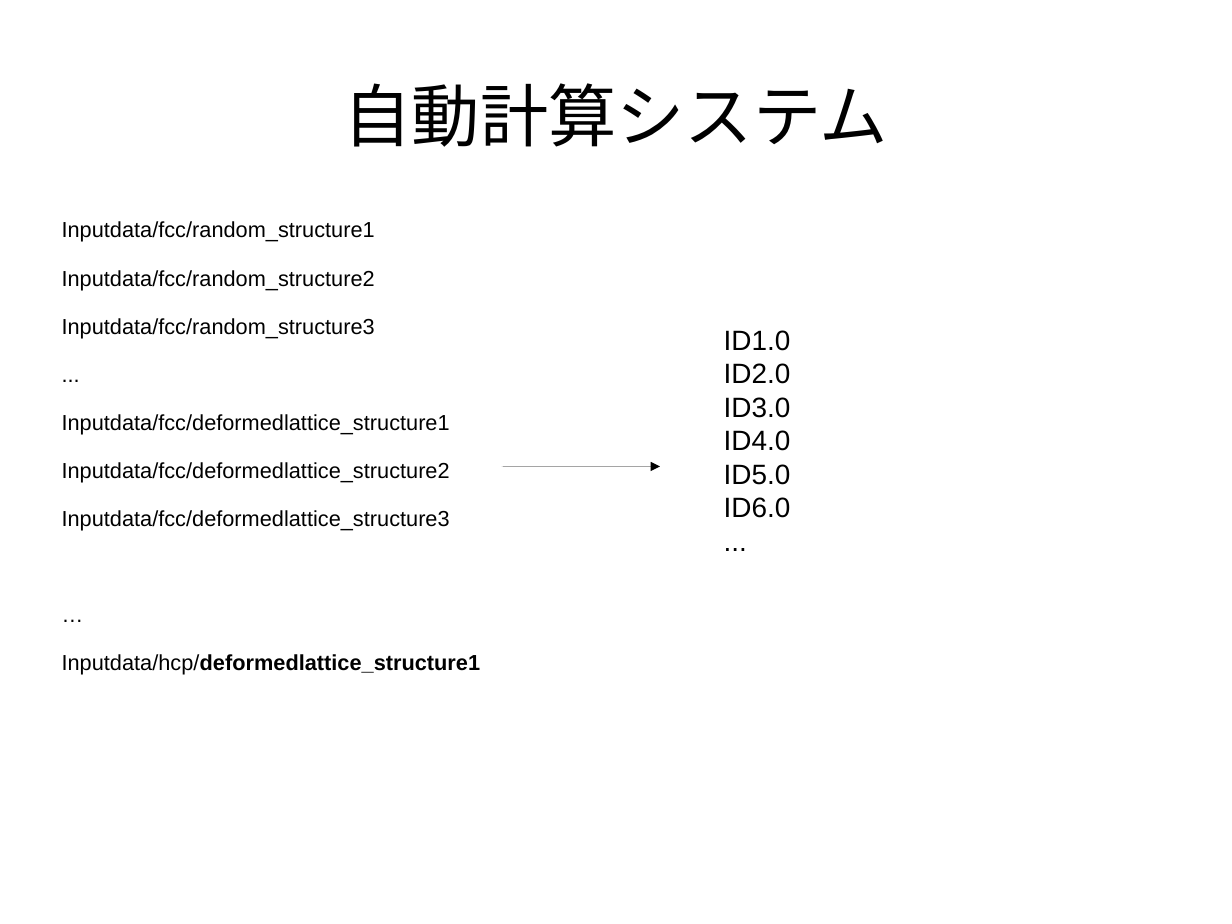
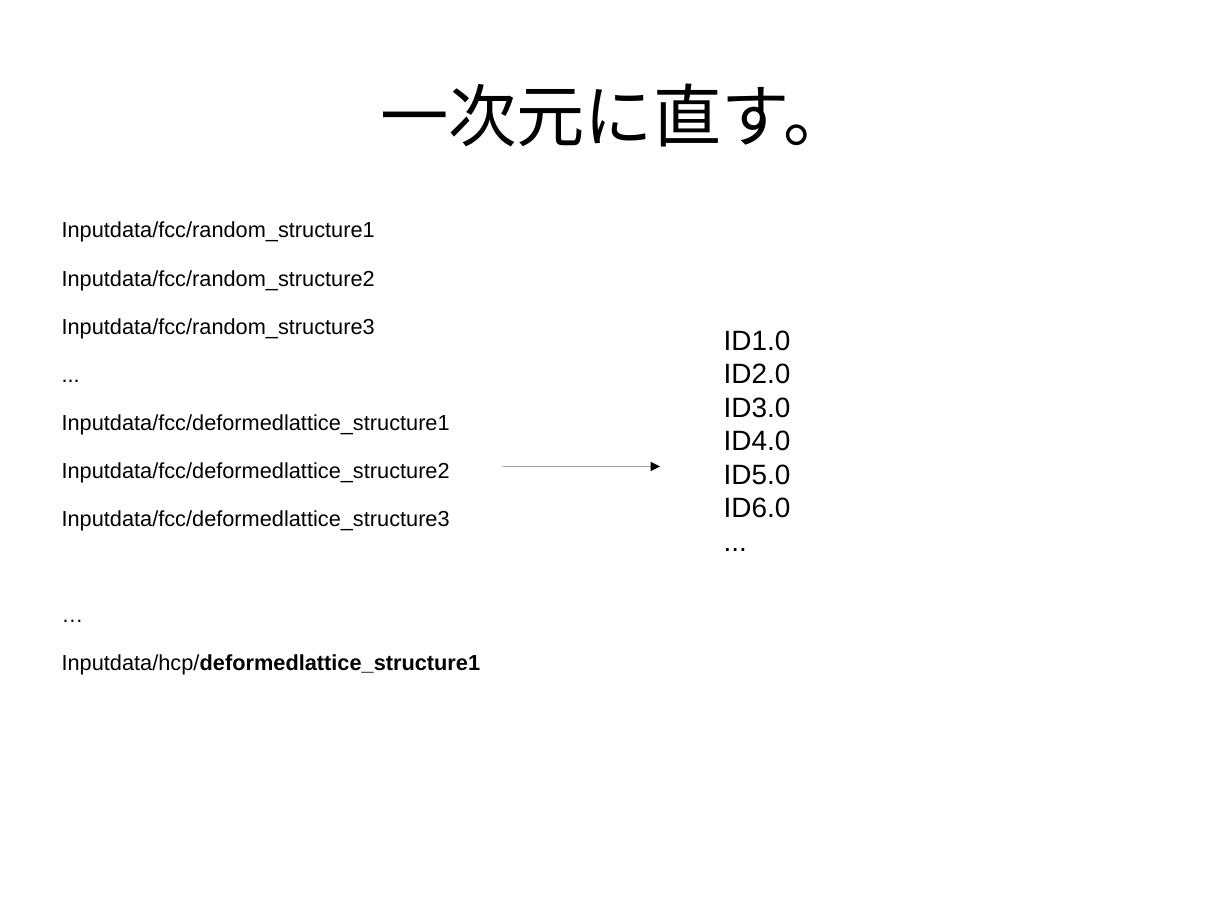
Before and after one commit to nim-hrkn/autcc, a slide deck: slide 6 of 説明.odp (slide 2 before the commit). Drawn at 1232x924 pixels with LibreOffice and Linux fonts; fonts in the diff are those of the drawing. Boxes give left, top, right and bottom in pixels: in the first picture for what was removed or moved away, otherwise in the second. Text is boxed around its words. In the diff, an @@ line names an element or a change of style, - is before the commit and + after.

```diff
--- a/説明.odp
+++ b/説明.odp
@@ title at (380, 83, 851, 147): text changed @@
-自動計算システム
+一次元に直す。
```
Also in this commit, not shown: 2 other slides changed, 4 slides added, 12 other files.
